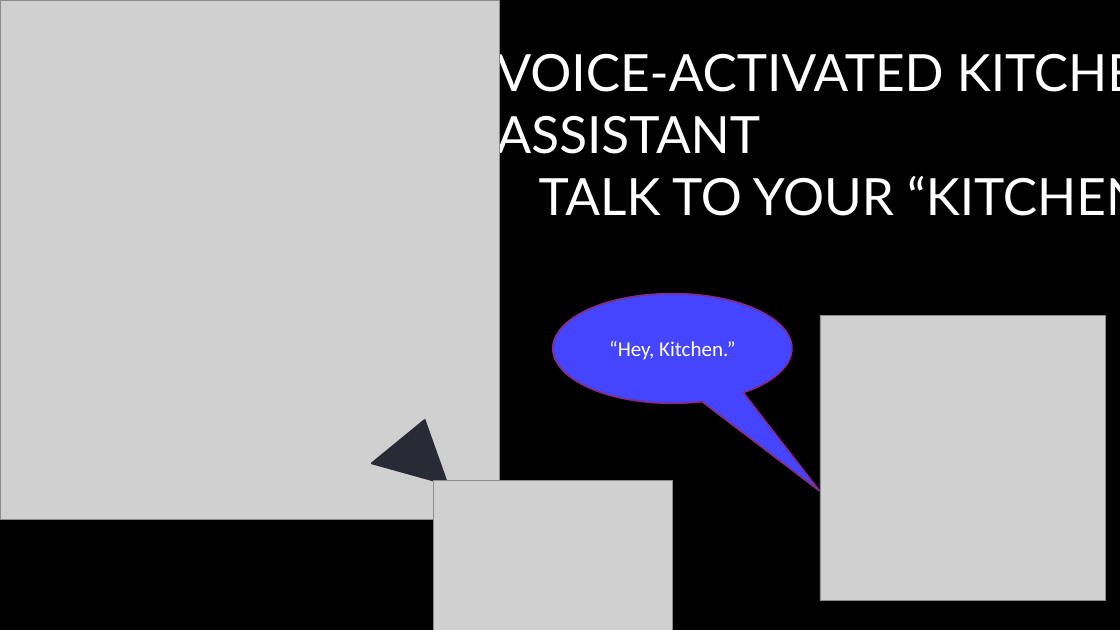
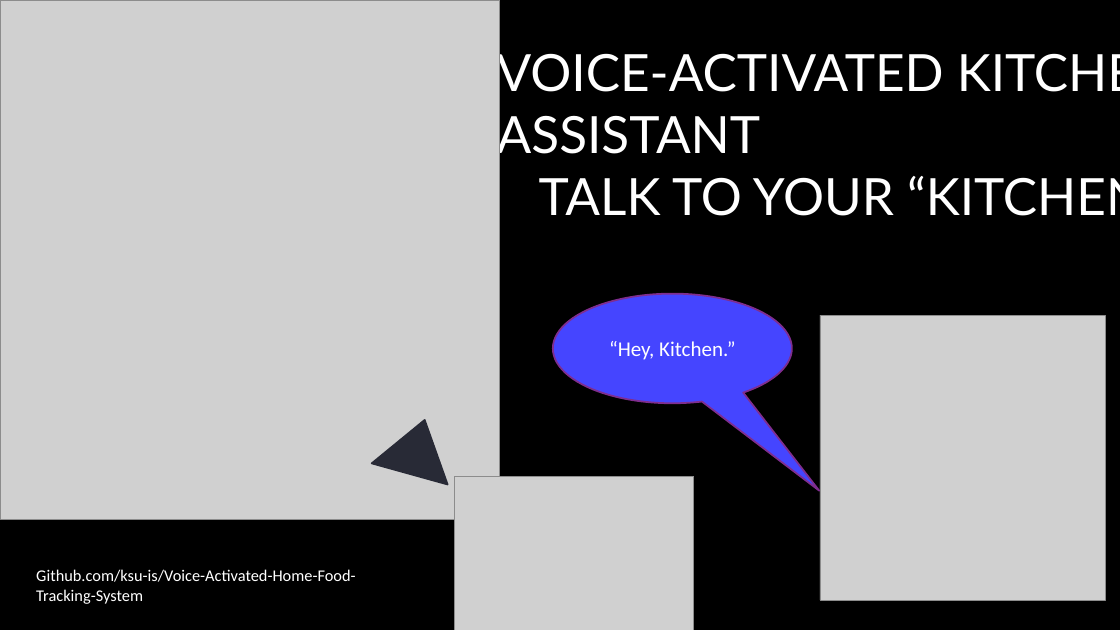
Before and after one commit to ksu-is/Voice-Activated-Home-Food-Tracking-System, a slide deck: slide 1 of Kitchen Slide App Dev.pptx. Drawn at 1120x630 pixels with LibreOffice and Linux fonts; fonts in the diff are those of the drawing; grey boxes stand for pictures; background and template pictures are left out. Boxes give left, top, right and bottom in pixels: in the first picture for what was removed or moved away, otherwise in the second. Text is boxed around its words. In the diff, an @@ line names an element or a change of style, - is before the commit and + after.

```diff
--- a/Kitchen Slide App Dev.pptx
+++ b/Kitchen Slide App Dev.pptx
@@ picture: place and size @@
-picture at [434, 481, 673, 630]
+picture at [455, 476, 694, 630]
@@ text added at [36, 569, 355, 604], 14 pt, text #FFFFFF @@
+Github.com/ksu-is/Voice-Activated-Home-Food-Tracking-System
```
